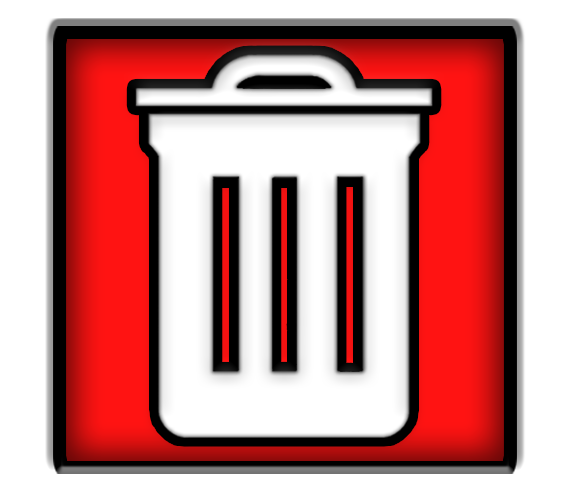
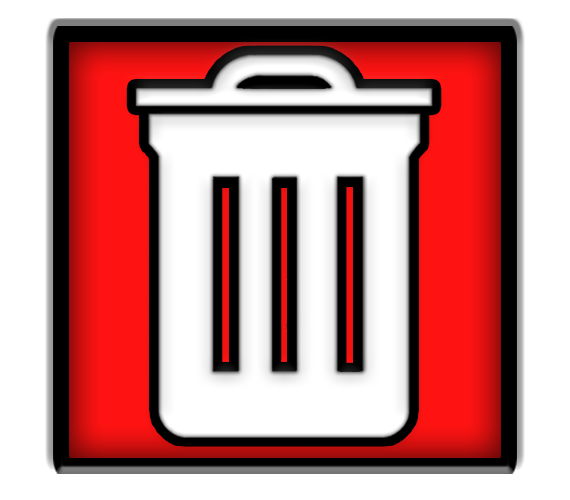
Two versions of the same layered image (570 x 500). Layer-by-layer changes:
pixels changed over [66, 39, 504, 461] (layer not identified)
